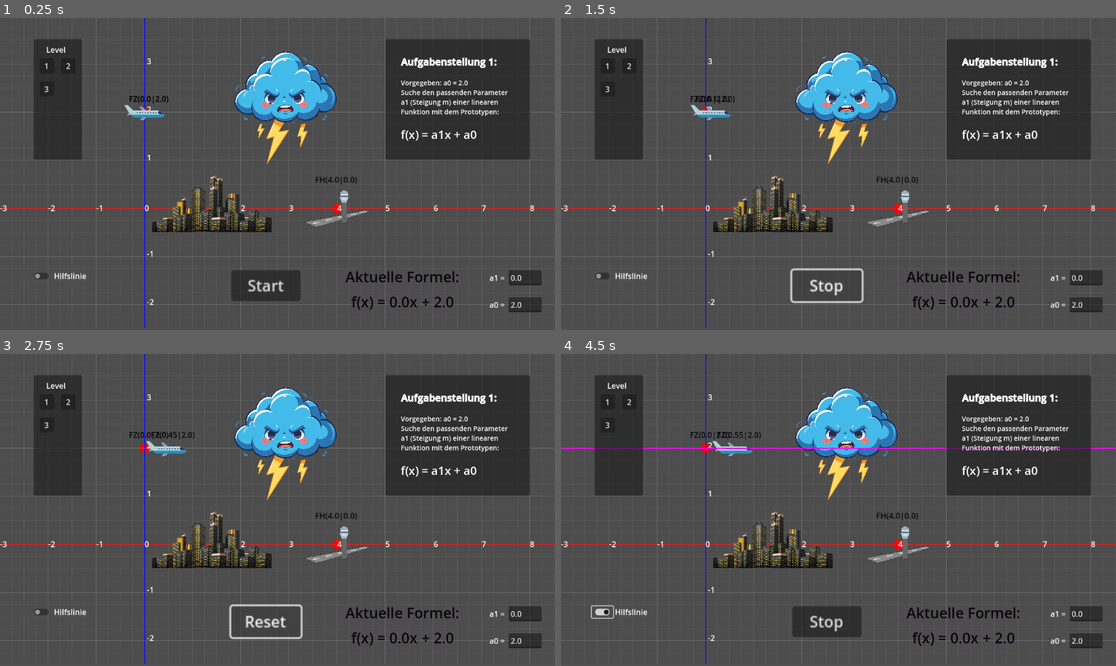
Above: before the commit, frames 1-4 (two rows, left to right).
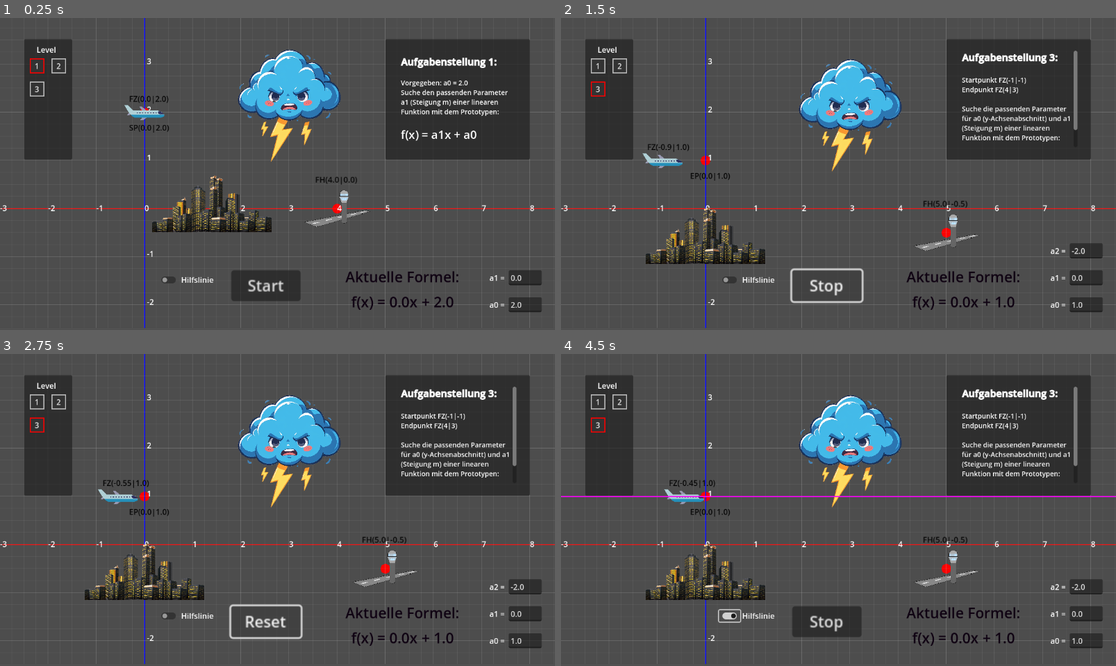
Above: after the commit, the same moments.

Repository: dialib7/linear-flight
Game: Godot game, scene res://Szene/main.tscn
Two runs of this game, one before a commit and one after it. Both use one fixed random seed, a clock stepped at 60 frames per second and the inputs below.
Inputs (mouse positions are in pixels of both pictures, inside the frame that each line leads up to; where the layout moved, square brackets give the same spot in the first picture):
- Up to frame 1 (0.25 s): no input
- Up to frame 2 (1.5 s): click "3" at 0.5 s; click "Start" at 1.25 s
- Up to frame 3 (2.75 s): click "Stop" at 2 s
- Up to frame 4 (4.5 s): click "Reset" at 2.75 s; click "Start" at 3.5 s; click (727, 616) [599, 612] at 4.25 s

The runs differ from the first frame. In frame 1, 3.7% of the frame differs, in the area x 4-62%, y 6-86%; in frame 2, 11%; in frame 3, 11%; in frame 4, 12%, in the area x 0-100%, y 6-93%.

Commit message:
v0.3: finalized the first the levels with linear functions

Diff:
--- a/Szene/main.tscn
+++ b/Szene/main.tscn
@@ -240,18 +240,18 @@
 
 [node name="CheckButton" type="CheckButton" parent="Control"]
 layout_mode = 0
-offset_left = -56.0
-offset_top = -16.0
-offset_right = -12.0
-offset_bottom = 8.0
+offset_left = 208.0
+offset_top = -8.0
+offset_right = 252.0
+offset_bottom = 16.0
 button_pressed = true
 
 [node name="CheckBoxLabel" type="Label" parent="Control"]
 layout_mode = 0
-offset_left = -8.0
-offset_top = -16.0
-offset_right = 60.0
-offset_bottom = 7.0
+offset_left = 256.0
+offset_top = -8.0
+offset_right = 324.0
+offset_bottom = 15.0
 text = "Hilfslinie"
 
 [node name="Panel" type="Panel" parent="Control"]
@@ -278,9 +278,9 @@
 
 [node name="LevelPanel" type="Panel" parent="Control"]
 layout_mode = 0
-offset_left = -50.0
+offset_left = -70.0
 offset_top = -496.0
-offset_right = 50.0
+offset_right = 30.0
 offset_bottom = -246.0
 
 [node name="LevelLabel" type="Label" parent="Control/LevelPanel"]
@@ -292,6 +292,7 @@
 text = "Level"
 
 [node name="ButtonLevel1" type="Button" parent="Control/LevelPanel"]
+layout_mode = 0
 offset_left = 12.0
 offset_top = 40.0
 offset_right = 42.0
@@ -299,6 +300,7 @@
 text = "1"
 
 [node name="ButtonLevel2" type="Button" parent="Control/LevelPanel"]
+layout_mode = 0
 offset_left = 57.0
 offset_top = 40.0
 offset_right = 87.0
@@ -306,6 +308,7 @@
 text = "2"
 
 [node name="ButtonLevel3" type="Button" parent="Control/LevelPanel"]
+layout_mode = 0
 offset_left = 12.0
 offset_top = 88.0
 offset_right = 42.0
@@ -314,11 +317,11 @@
 
 [node name="StartpunktInfo" type="Label" parent="Control"]
 layout_mode = 0
-offset_left = 256.0
+offset_left = 160.0
 offset_top = 64.0
-offset_right = 613.0
+offset_right = 670.0
 offset_bottom = 87.0
-text = "Der Startpunkt muss auf der Funktion liegen!!!"
+text = "Der Startpunkt des Flugzeuges muss auf dem roten Punkt liegen!!!"
 
 [node name="Camera2D" type="Camera2D" parent="."]
 position = Vector2(576, 328)
@@ -348,3 +351,4 @@
 [connection signal="toggled" from="Control/CheckButton" to="." method="_on_check_button_toggled"]
 [connection signal="pressed" from="Control/LevelPanel/ButtonLevel1" to="." method="_on_button_level_1_pressed"]
 [connection signal="pressed" from="Control/LevelPanel/ButtonLevel2" to="." method="_on_button_level_2_pressed"]
+[connection signal="pressed" from="Control/LevelPanel/ButtonLevel3" to="." method="_on_button_level_3_pressed"]
--- a/main.gd
+++ b/main.gd
@@ -4,7 +4,7 @@
 @export var KoordinatenSystem : Node2D
 
 var koordinaten : Label
-var startpunkt : Label
+var ersterpunkt : Label
 var endpunkt : Label
 var Formel : Label
 var ende : Label
@@ -21,6 +21,7 @@
 var parameterzahl : int = 2
 var currentLevel : int = 0
 var FlugzeugStartPosition := Vector2(300,200)
+var AndererErsterPunkt := Vector2(0,0)
 var Aufgabe1Text : String
 var skalierung := 100
 
@@ -42,6 +43,7 @@
 	Formel.label_settings.outline_size = 0
 	get_node("Control/Label").visible = true
 	get_node("Control/LineEdit").visible = true
+
 	start = false
 	state = states.START
 	get_node("Control/Button").text = "Start"
@@ -49,14 +51,35 @@
 	var aufgabenstellung = get_node("Control/Panel")
 	aufgabenstellung.global_position.x = 800
 
+	var style_hightlight = StyleBoxFlat.new()
+	var style = StyleBoxFlat.new()
+	style_hightlight.set_border_width_all(2)
+	style.set_border_width_all(2)
+	style_hightlight.bg_color = Color(0.2, 0.2, 0.2)  # Dunkelgrauer Hintergrund
+	style.bg_color = Color(0.2, 0.2, 0.2)  # Dunkelgrauer Hintergrund
+	style_hightlight.border_color = Color(1, 0, 0)
+	style.border_color = Color.GRAY
+
+	for i in range(0,3):
+		if i == level:
+			get_node("Control/LevelPanel/ButtonLevel" + str(level+1)).add_theme_stylebox_override("normal", style_hightlight)
+		else:
+			get_node("Control/LevelPanel/ButtonLevel" + str(i+1)).add_theme_stylebox_override("normal", style)
+
+	# zweite Wolke verstecken
+	var Wolke2 = get_node("Wolke2")
+	Wolke2.position = Vector2(2600.0,2320.0)
+	Wolke2.visible = false
+
 	if level == 0:
 		#Flugzeugposition
 		FlugzeugStartPosition = Vector2(300,200)
+		AndererErsterPunkt = Vector2(0,0)
 		#Flughafenposition
 		get_node("Airport").position = Vector2(4*skalierung+ursprung.position.x,-(0-ursprung.position.y))
 
 		#Hindernisse
-		get_node("Wolke").position = Vector2(592.0,184.0)
+		get_node("Wolke").position = Vector2(600.0,180.0)
 		get_node("Stadt").position = Vector2(440.0,384.0)
 		get_node("Control/Panel/Aufgabenstellung1").text = Aufgabe1Text
 
@@ -68,7 +91,8 @@
 		coeff[1] = 0.0
 
 	elif level == 1:
-		FlugzeugStartPosition = Vector2(-1*skalierung+ursprung.position.x,(1*skalierung+ursprung.position.y))
+		FlugzeugStartPosition = Vector2(_xtoPixel(-1),_ytoPixel(-1))
+		AndererErsterPunkt = Vector2(0,0)
 		get_node("Airport").position = Vector2(_xtoPixel(3.5),_ytoPixel(3))
 		get_node("Wolke").position = Vector2(342.0,184.0)
 		get_node("Stadt").position = Vector2(440.0,434.0)
@@ -83,15 +107,32 @@
 		coeff[0] = 0.0
 		coeff[1] = 1.0
 
-		var Wolke2 = get_node("Wolke2")
 		Wolke2.position = Vector2(600.0,320.0)
 		Wolke2.visible = true
 
 		Formel.text = "Aktuelle Formel:\nf(x) = " + str(coeff[1]) + "x + " + str(coeff[0])
 
 	elif level == 2:
-		get_node("Control/LineEdit").text = str(0.0)
-		get_node("Control/LineEdit2").text = str(0.0)
+		FlugzeugStartPosition = Vector2(_xtoPixel(-1),_ytoPixel(1))
+		AndererErsterPunkt = Vector2(_xtoPixel(0),_ytoPixel(1))
+		print("FlugzeugStartPosition.x: " + str(FlugzeugStartPosition.x))
+		print("FlugzeugStartPosition.y: " + str(FlugzeugStartPosition.y))
+		get_node("Airport").position = Vector2(_xtoPixel(5),_ytoPixel(-0.5))
+		get_node("Wolke").position = Vector2(_xtoPixel(3),_ytoPixel(2))
+		get_node("Stadt").position = Vector2(_xtoPixel(0),_ytoPixel(-0.5))
+
+		var Aufgabe = get_node("Control/Panel/Aufgabenstellung1")
+		Aufgabe.text = "[font_size=20][b]Aufgabenstellung 3:[/b][/font_size]\n\n"
+		Aufgabe.text += "[font_size=14]Startpunkt FZ(-1|-1)\nEndpunkt FZ(4|3)\n\n"
+		Aufgabe.text += "Suche die passenden Parameter für a0 (y-Achsenabschnitt) und a1 (Steigung m) einer linearen Funktion mit dem Prototypen:\n\n"
+		Aufgabe.text += "[font_size=24]f(x) = a1x + a0[/font_size]"
+
+		parameterzahl = 3
+		coeff[0] = 1.0
+		coeff[1] = 0.0
+		coeff[2] = -2.0
+
+		Formel.text = "Aktuelle Formel:\nf(x) = " + str(coeff[1]) + "x² + " + str(coeff[1]) + "x + " + str(coeff[0])
 
 	get_node("Control/LineEdit").text = str(coeff[0])
 	get_node("Control/LineEdit2").text = str(coeff[1])
@@ -103,13 +144,14 @@
 	for i in range(1, parameterzahl):
 		get_node("Control/Label" + str(i+1)).visible = true
 		get_node("Control/LineEdit" + str(i+1)).visible = true
+		get_node("Control/LineEdit" + str(i+1)).text = str(coeff[i])
 
 func _ready():
 	Formel = get_node("Control/Formel")
 	Aufgabe1Text = get_node("Control/Panel/Aufgabenstellung1").text
 
 	startButton = $Control/Button
-	startpunkt = $StartPunkt
+	ersterpunkt = $StartPunkt
 	endpunkt = $Airport/Endpunkt
 	airport = $Airport
 	koordinaten = $Flugzeug/FlugzeugPunkt
@@ -121,12 +163,18 @@
 	_initLevel(currentLevel)
 
 func _draw() -> void:
-	draw_circle(Vector2(Flugzeug.position.x,Flugzeug.position.y), 10, Color.RED, true)
+	if (AndererErsterPunkt.x != 0):
+		ersterpunkt.text = "EP(" + str(_pixelToX(AndererErsterPunkt.x)) + "|" + str(_pixelToY(AndererErsterPunkt.y)) + ")"
+		ersterpunkt.position = Vector2(AndererErsterPunkt.x-32,AndererErsterPunkt.y+20)
+		draw_circle(Vector2(AndererErsterPunkt.x,AndererErsterPunkt.y), 10, Color.RED, true)
+	else:
+		var flugzeugX = _pixelToX(Flugzeug.position.x)
+		var flugzeugY = _pixelToY(Flugzeug.position.y)
+		ersterpunkt.text = "SP(" + str(flugzeugX) + "|" + str(flugzeugY).substr(0,4) + ")"
+		ersterpunkt.position = Vector2(Flugzeug.position.x-32,Flugzeug.position.y+20)
+		draw_circle(Vector2(Flugzeug.position.x,Flugzeug.position.y), 10, Color.RED, true)
+
 	draw_circle(Vector2(airport.position.x,airport.position.y), 10, Color.RED, true)
-	var flugzeugX = (Flugzeug.position.x-ursprung.position.x)/skalierung
-	var flugzeugY = -(Flugzeug.position.y-ursprung.position.y)/skalierung
-	startpunkt.text = "FZ(" + str(flugzeugX) + "|" + str(flugzeugY).substr(0,4) + ")"
-	startpunkt.position = Vector2(Flugzeug.position.x-32,Flugzeug.position.y-40)
 	var flughafenX = (airport.position.x-ursprung.position.x)/skalierung
 	var flughafenY = -(airport.position.y-ursprung.position.y)/skalierung
 	endpunkt.text = "FH(" + str(flughafenX) + "|" + str(flughafenY).substr(0,4) + ")"
@@ -194,13 +242,13 @@
 		print("Wert von _ytoPixel(_formelberechnen(_pixelToX(FlugzeugStartPosition.x))): " + str(_ytoPixel(_formelberechnen(_pixelToX(FlugzeugStartPosition.x)))))
 		print("Wert von FlugzeugStartPosition.y: " + str(FlugzeugStartPosition.y))
 		# check ob die StartPosition des Flugzeuges mit dem richtigen StartPunkt übereinstimmt
-		if abs(FlugzeugStartPosition.y - _ytoPixel(_formelberechnen(_pixelToX(FlugzeugStartPosition.x)))) < 2:
+		if abs(FlugzeugStartPosition.y - _ytoPixel(_formelberechnen(_pixelToX(FlugzeugStartPosition.x)))) < 2 || AndererErsterPunkt.x != 0:
 			start = true
 			state = states.GO
 			get_node("Control/Button").text = "Stop"
 		else:
 			print("Das geht doch nicht!")
-			timer = 5
+			timer = 3
 			$Control/StartpunktInfo.visible = true
 			var tween = get_tree().create_tween()
 			tween.tween_property(startButton, "modulate", Color(1, 0.5, 0.5), 0.2)
@@ -246,20 +294,23 @@
 
 func _on_line_edit_text_changed(new_text: String) -> void:
 	coeff[0] = new_text.to_float()
-	if (Flugzeug.position.x == ursprung.position.x):
-		Flugzeug.position.y = _ytoPixel(coeff[0])#-(coeff[0]*skalierung-ursprung.position.y)
+	Flugzeug.position.y = _ytoPixel(_formelberechnen(_pixelToX(Flugzeug.position.x)))
 
 func _on_line_edit_2_text_changed(new_text: String) -> void:
 	coeff[1] = new_text.to_float()
+	Flugzeug.position.y = _ytoPixel(_formelberechnen(_pixelToX(Flugzeug.position.x)))
 
 func _on_line_edit_3_text_changed(new_text: String) -> void:
-	coeff[1] = new_text.to_float()
+	coeff[2] = new_text.to_float()
+	Flugzeug.position.y = _ytoPixel(_formelberechnen(_pixelToX(Flugzeug.position.x)))
 
 func _on_line_edit_4_text_changed(new_text: String) -> void:
 	coeff[3] = new_text.to_float()
+	Flugzeug.position.y = _ytoPixel(_formelberechnen(_pixelToX(Flugzeug.position.x)))
 
 func _on_line_edit_5_text_changed(new_text: String) -> void:
 	coeff[4] = new_text.to_float()
+	Flugzeug.position.y = _ytoPixel(_formelberechnen(_pixelToX(Flugzeug.position.x)))
 
 func _on_button_level_1_pressed() -> void:
 	currentLevel = 0
@@ -269,9 +320,15 @@
 	currentLevel = 1
 	_initLevel(currentLevel)
 
+func _on_button_level_3_pressed() -> void:
+	currentLevel = 2
+	_initLevel(currentLevel)
+
 func _formelberechnen(xWert: float) -> float:
 	var yWert = 0
+	print(str(coeff))
 	yWert = coeff[4]*pow(xWert,4) + coeff[3]*pow(xWert,3) + coeff[2]*pow(xWert,2) + coeff[1]*xWert + coeff[0]
+	print("xWert = " + str(xWert) + "; yWert = " + str(yWert))
 	return yWert
 
 func _xtoPixel(xWert: float) -> int:
